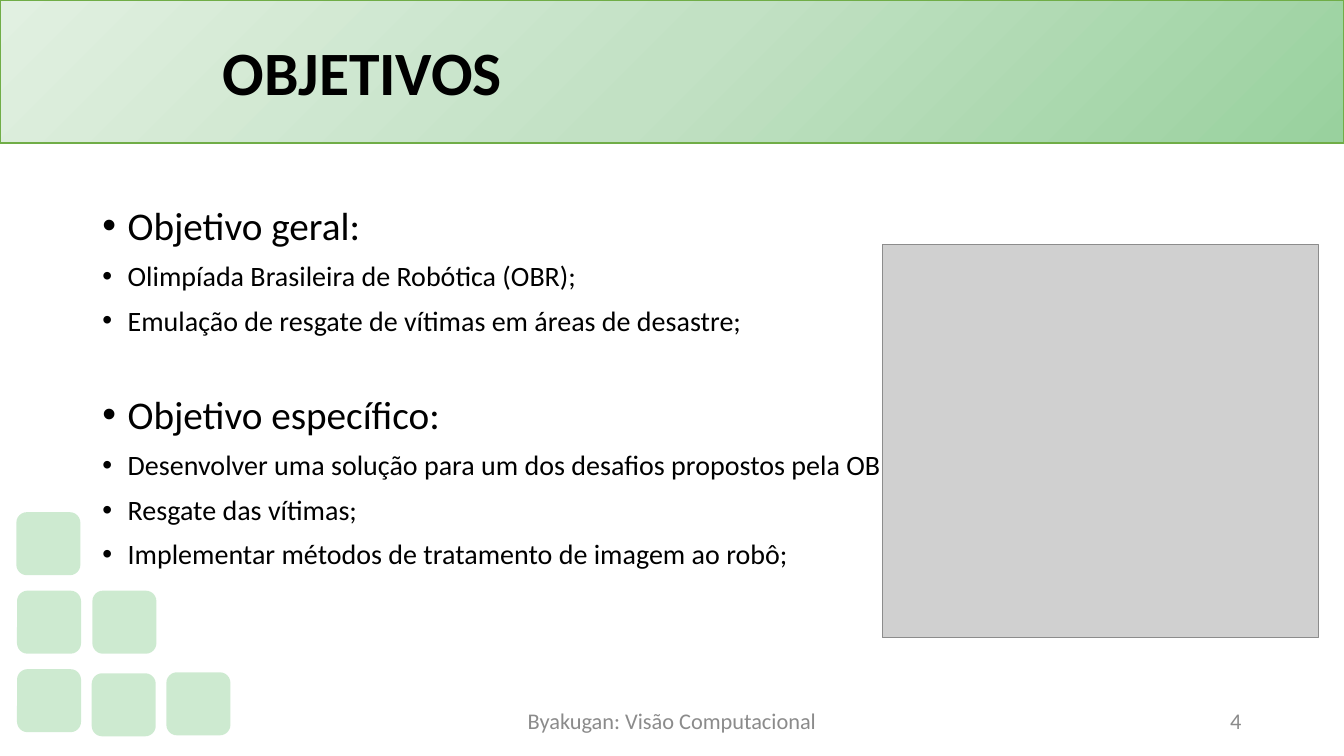
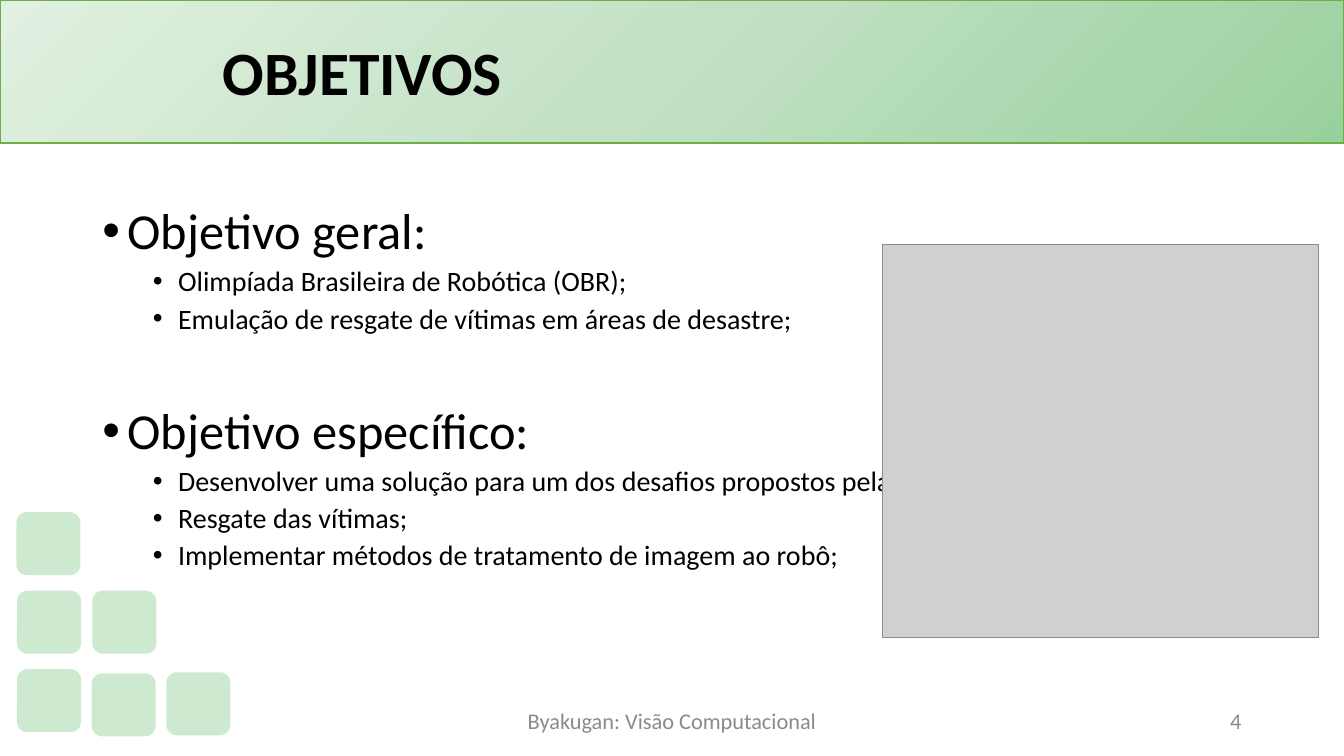
Before and after one commit to PauloVLB/Projeto_Integrador, a slide deck: slide 4 of Slide.pptx. Drawn at 1344x756 pixels with LibreOffice and Linux fonts; fonts in the diff are those of the drawing; grey boxes stand for pictures; background and template pictures are left out. Boxes give left, top, right and bottom in pixels: in the first picture for what was removed or moved away, otherwise in the second. Text is boxed around its words. In the diff, an @@ line names an element or a change of style, - is before the commit and + after.

```diff
--- a/Slide.pptx
+++ b/Slide.pptx
@@ text "Objetivo geral:" at box(128, 214, 891, 570): size 28 to 36 pt in "Objetivo geral:", "Objetivo específico:"; list level 1 to 2 in "Olimpíada Brasileira de Robótica (OBR);"; list level 1 to 2 in "Emulação de resgate de vítimas ..."; list level 1 to 2 in "Desenvolver uma solução para um ..."; list level 1 to 2 in "Resgate das vítimas;"; list level 1 to 2 in "Implementar métodos de tratamento de ..." @@
```
Also in this commit, not shown: 5 other slides changed.
